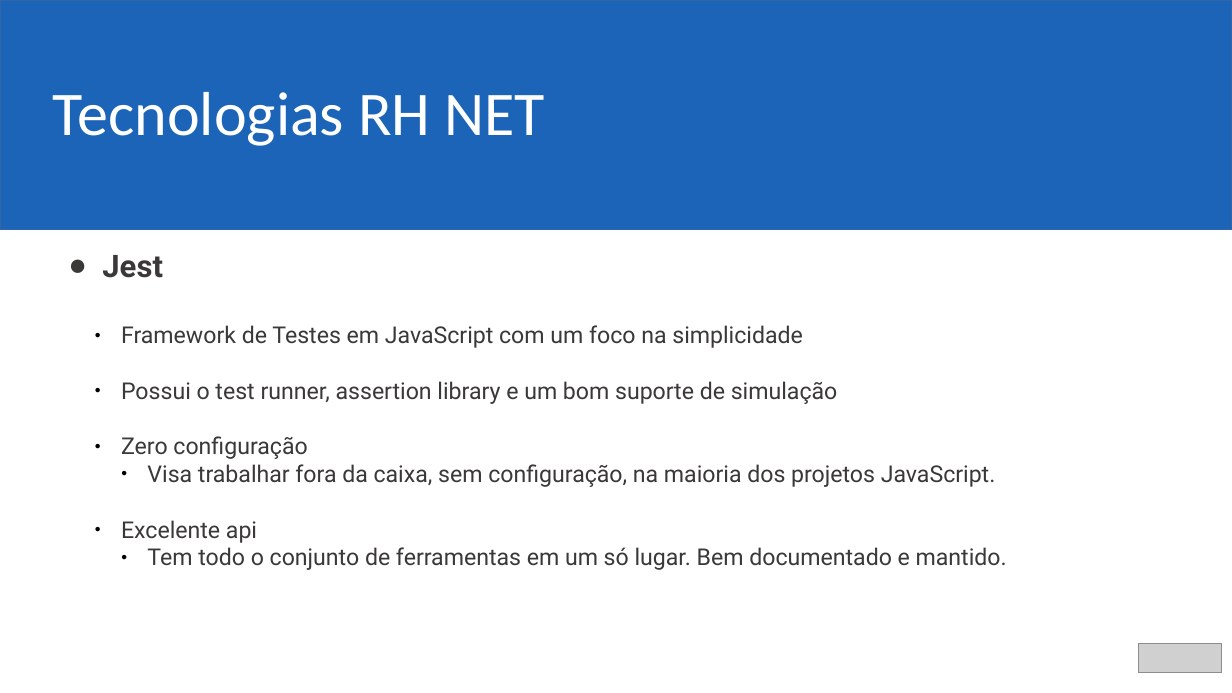
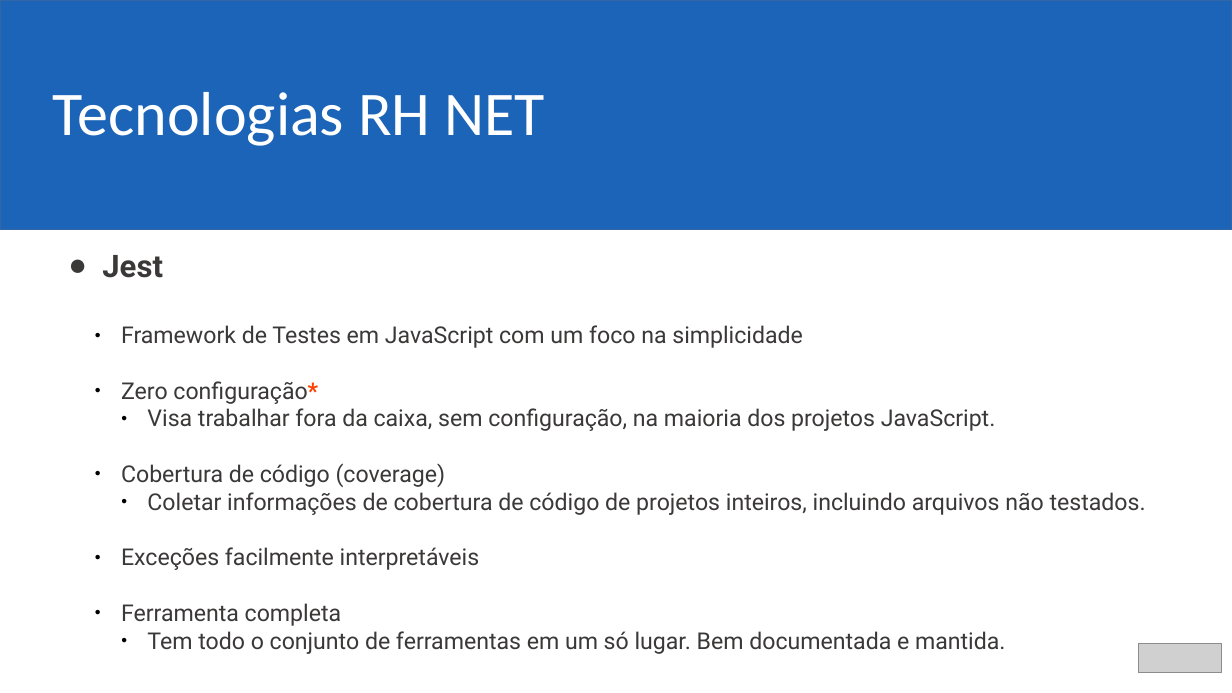
Before and after one commit to ericjrsilva/meetup-react-tests, a slide deck: slide 7 of apresentacao.odp (slide 8 before the commit). Drawn at 1232x693 pixels with LibreOffice and Linux fonts; fonts in the diff are those of the drawing; grey boxes stand for pictures; background and template pictures are left out. Boxes give left, top, right and bottom in pixels: in the first picture for what was removed or moved away, otherwise in the second. Text is boxed around its words. In the diff, an @@ line names an element or a change of style, - is before the commit and + after.

```diff
--- a/apresentacao.odp
+++ b/apresentacao.odp
@@ text at box(121, 381, 318, 404): text changed @@
-  ● Possui o test runner, assertion library e um bom suporte de simulação
-  ● Zero configuração
+  ● Zero configuração*
@@ text at box(121, 463, 1146, 654): text changed @@
-  ● Excelente api
-    ● Tem todo o conjunto de ferramentas em um só lugar. Bem documentado e mantido.
+  ● Cobertura de código (coverage)
+    ● Coletar informações de cobertura de código de projetos inteiros, incluindo arquivos não testados.
+  ● Exceções facilmente interpretáveis
+  ● Ferramenta completa
+    ● Tem todo o conjunto de ferramentas em um só lugar. Bem documentada e mantida.
```
Also in this commit, not shown: 2 other slides changed, 2 slides added, 1 slide removed, 3 other files.
